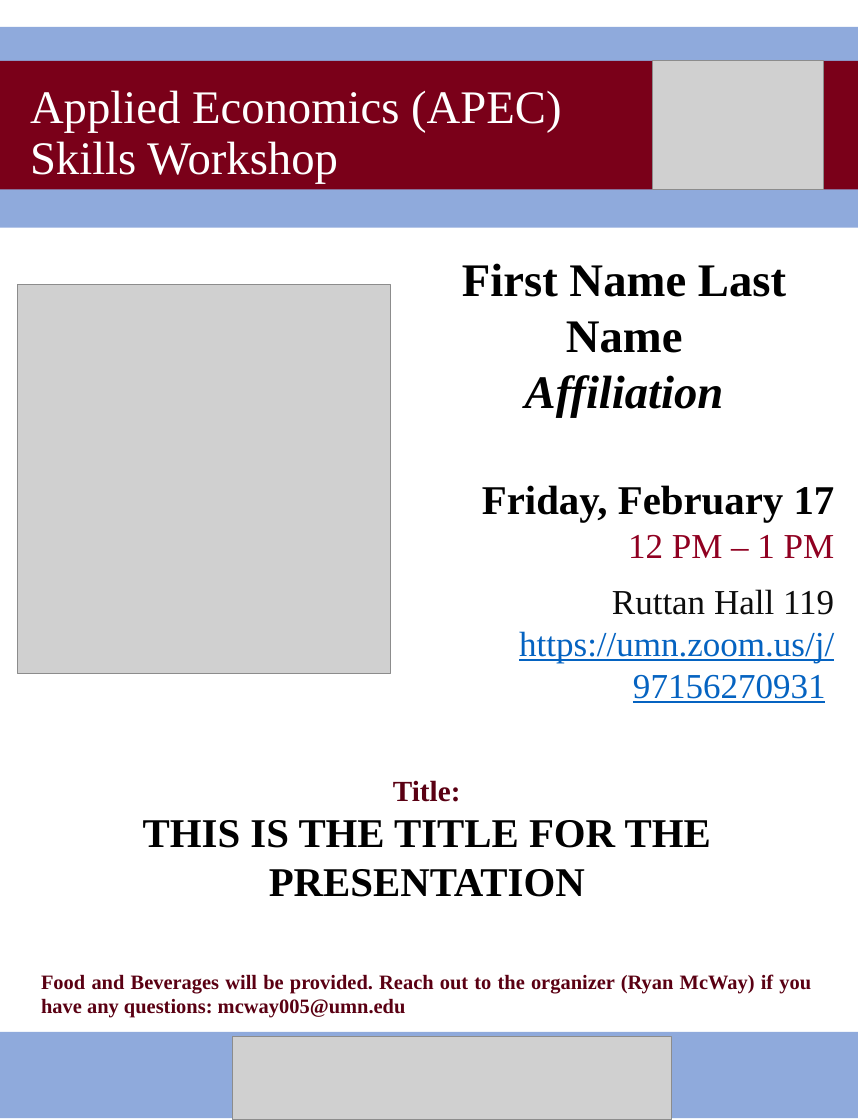
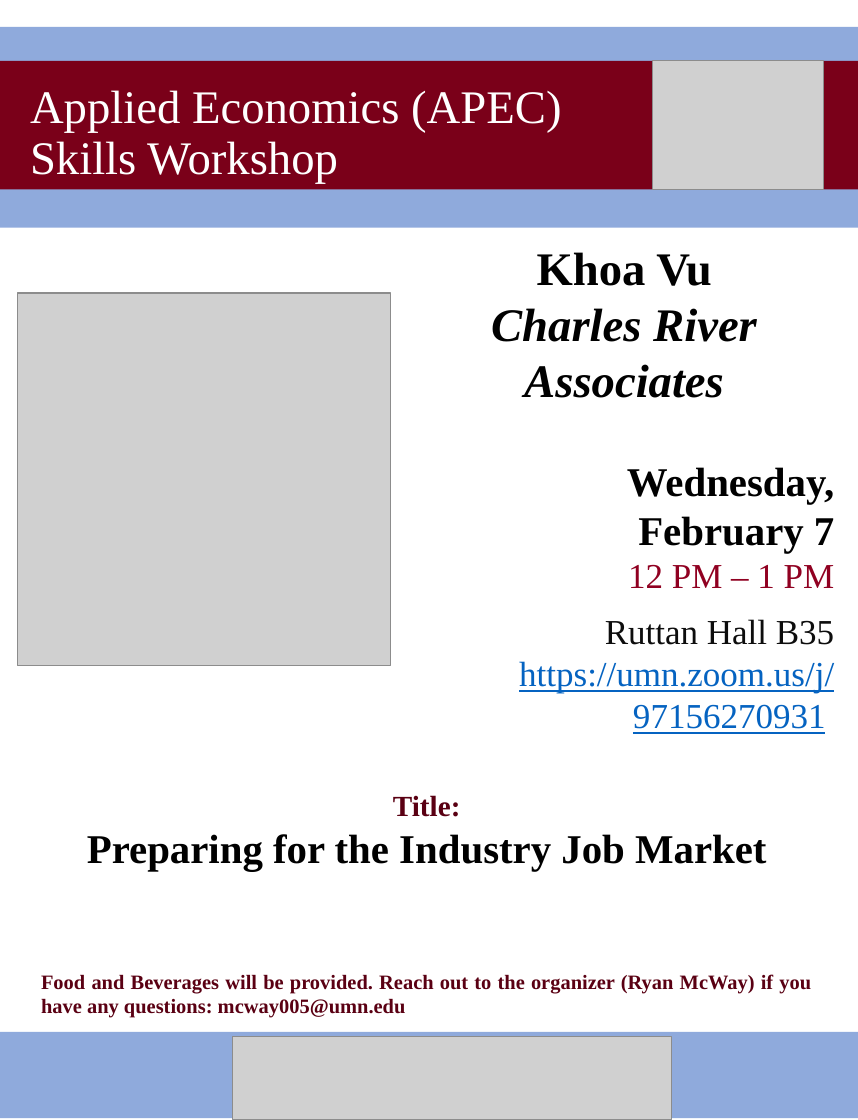
Before and after one commit to apecseminar/apecseminar.github.io, a slide deck: slide 1 of posters/2024_spring/khoa_vu_240207.pptx. Drawn at 858x1120 pixels with LibreOffice and Linux fonts; fonts in the diff are those of the drawing; grey boxes stand for pictures. Boxes give left, top, right and bottom in pixels: in the first picture for what was removed or moved away, otherwise in the second. Text is boxed around its words. In the diff, an @@ line names an element or a change of style, - is before the commit and + after.

```diff
--- a/posters/2024_spring/khoa_vu_240207.pptx
+++ b/posters/2024_spring/khoa_vu_240207.pptx
@@ text "Khoa Vu" moved from (x1=462, y1=263, x2=835, y2=703) to (x1=491, y1=252, x2=835, y2=734) @@
@@ text at (x1=491, y1=252, x2=835, y2=553): text changed @@
-First Name Last Name
-Affiliation
-Friday, February 17
+Khoa Vu
+Charles River Associates
+Wednesday,
+February 7
@@ picture resized from (x1=18, y1=285, x2=391, y2=674) to (x1=18, y1=293, x2=391, y2=666) @@
@@ text at (x1=605, y1=619, x2=834, y2=645): text changed @@
-Ruttan Hall 119
+Ruttan Hall B35
@@ text "Title:" moved from (x1=143, y1=780, x2=711, y2=897) to (x1=87, y1=795, x2=766, y2=871) @@
@@ text at (x1=87, y1=834, x2=766, y2=871): text changed @@
-THIS IS THE TITLE FOR THE PRESENTATION
+Preparing for the Industry Job Market
```
Also in this commit, not shown: 30 other files.
